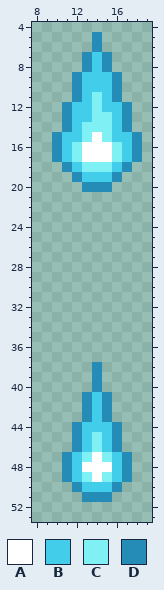
A sprite sheet gets an edit: assets/boss/Projectile_Rain.png. The picture above is the old version.
The file is 32x67 pixels. Shown: x 8..19, y 4..53.
Palette (. is transparent): A #ffffff  B #42ceeb  C #7ff1f5  D #258cb8
Pixels before, first column x 10:
 5 ....D....
 6 ....D....
 7 ...DBD...
 8 ...DBD...
 9 ..DBBBD..
10 ..DBBBD..
11 ..DBCBD..
12 .DBBCBBD.
13 .DBBCCBD.
14 .DBCCCBD.
15 DBBCACBBD
16 DBCAAACBD
17 DBCAAACBD
18 .DBCCCBD.
19 ..DBBBD..
20 ...DDD...
21 .........
22 .........
23 .........
24 .........
25 .........
26 .........
27 .........
28 .........
29 .........
30 .........
31 .........
32 .........
33 .........
34 .........
35 .........
36 .........
37 .........
38 ....D....
39 ....D....
40 ....D....
41 ...DBD...
42 ...DBD...
43 ...DBD...
44 ..DBBBD..
45 ..DBCBD..
46 ..DBCBD..
47 .DBCACBD.
48 .DBAAABD.
49 .DBCACBD.
50 ..DBBBD..
51 ...DDD...
New version:
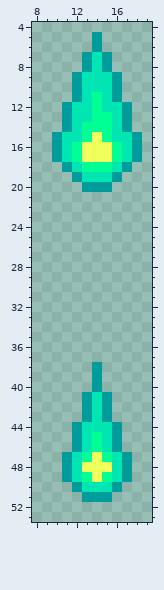
Changes in this commit:
Colour A changes from #ffffff to #efff5c.
Colour B changes from #42ceeb to #00e5b1.
Colour C changes from #7ff1f5 to #00ff95.
Colour D changes from #258cb8 to #009c9b.
Pixel boxes of the changes (left, top, right, bottom) in both pictures:
changed: (52, 32, 142, 192)
changed: (62, 362, 132, 502)
